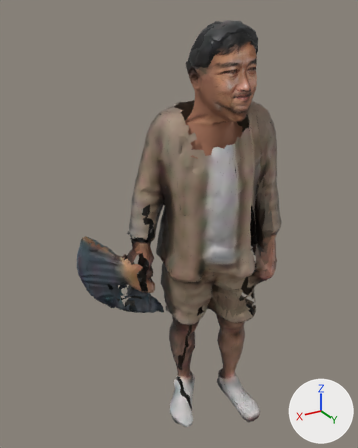
The glTF model public/models/ma/nhanvat/tp-045.glb, before and after one commit.
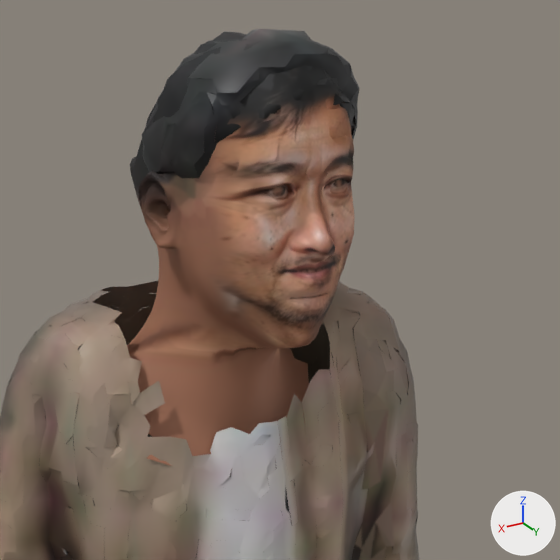
Each version is shown whole from a camera (50 mm lens) standing at (0.925, 1.507, 1.706) and looking at (0.014, -0.012, 0.947), then close up on the part from 40% to 90% of the width and 2% to 42% of the height. Arrows for +X, +Y and +Z are at lower right; the lights stay in place. The first two pictures are the older version. Vertices at exactly the same position are counted once.

The older version as bpy lines, for what is in view:
```python
me_body = bpy.data.meshes.new('Body')
me_body.from_pydata(...)  # 17516 vertices, 23298 faces; spans x -0.36..0.39, y -0.19..0.27, z 0.0..1.68
# faces by material slot: [13010, 10288]
me_body.materials.append(mat_body)  # picture img_texture
me_body.materials.append(mat_dauchuan)
ob_body = bpy.data.objects.new('Body', me_body)
ob_body.location = (0.0, 0.0, 0.0)
```
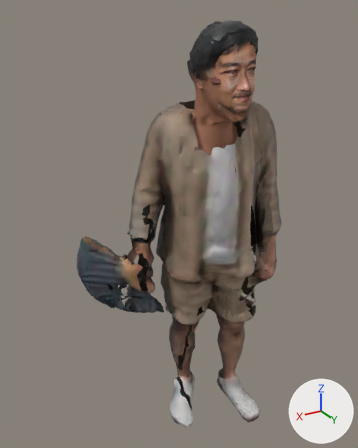
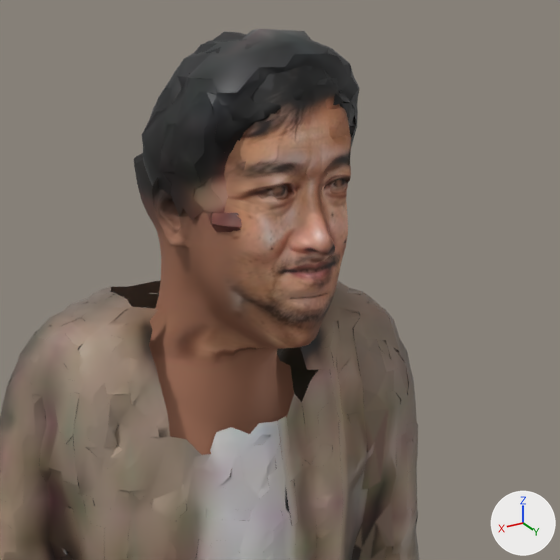
Boxes (x1, y1, x2, y2) around the edits, measured in the close-ups (560 x 560 px; the box of a moved part takes in the faces that stretch with it):
part 1 of me_body, moved or reshaped: before (78, 65, 355, 466); after (98, 79, 351, 455)
part 2 of me_body, surface changed: before (127, 73, 309, 402); after (149, 73, 347, 402)

What changed in the scene script:
```text
Change me_body:
    used by ob_body; location = (0.0, 0.0, 0.0)
    remove me_body.from_pydata(...)  # 17516 vertices, 23298 faces; spans x -0.36..0.39, y -0.19..0.27, z 0.0..1.68
    add me_body.from_pydata(...)  # 17586 vertices, 23573 faces; spans x -0.36..0.39, y -0.19..0.27, z 0.0..1.68
    me_body part 1: 812 vertices moved from x -0.2..0.08, y -0.04..0.25, z 1.24..1.65 to x -0.18..0.06, y -0.04..0.25, z 1.24..1.65; 728 vertices removed from x -0.21..0.05, y -0.02..0.24, z 1.25..1.61; 798 vertices added at x -0.2..0.05, y -0.02..0.24, z 1.25..1.61
    me_body part 2: 609 kept faces spanning x -0.18..0.06, y -0.02..0.24, z 1.24..1.66 get new texture (UV) coordinates
    other edits to the shape of me_body do not show in these pictures
```
